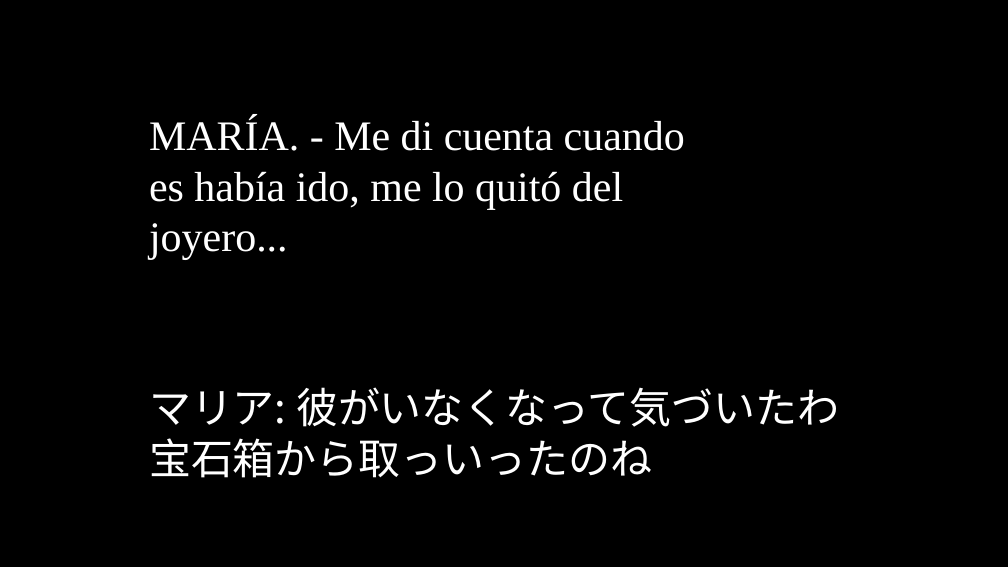
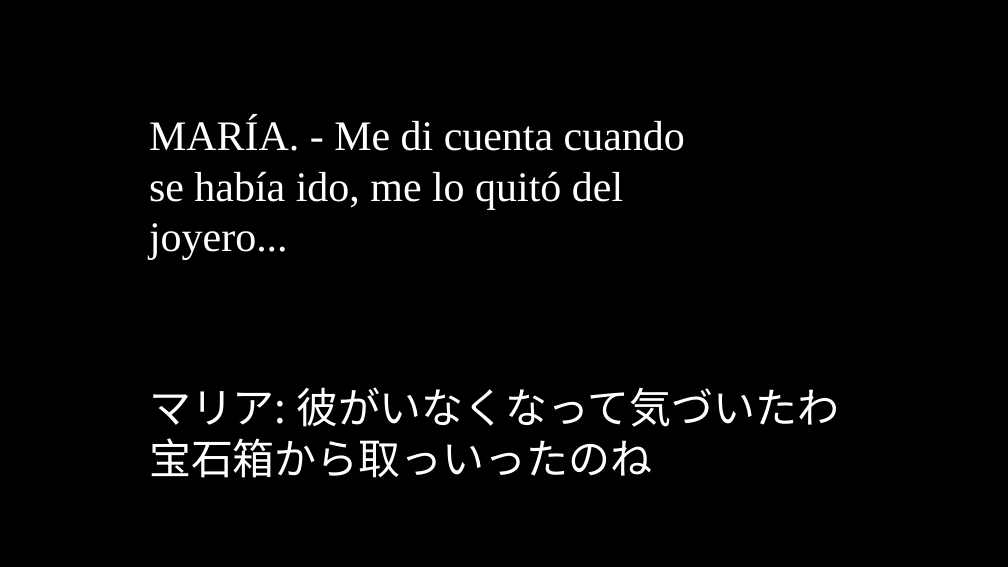
Before and after one commit to oulcggc/lang-drama-caption, a slide deck: slide 149 of complete-cap.pptx. Drawn at 1008x567 pixels with LibreOffice and Linux fonts; fonts in the diff are those of the drawing. Boxes give left, top, right and bottom in pixels: in the first picture for what was removed or moved away, otherwise in the second. Text is boxed around its words. In the diff, an @@ line names an element or a change of style, - is before the commit and + after.

```diff
--- a/complete-cap.pptx
+++ b/complete-cap.pptx
@@ text at (x1=149, y1=117, x2=685, y2=259): text changed @@
-MARÍA. - Me di cuenta cuando es había ido, me lo quitó del joyero...
+MARÍA. - Me di cuenta cuando se había ido, me lo quitó del joyero...
```
Also in this commit, not shown: 10 other slides changed.
